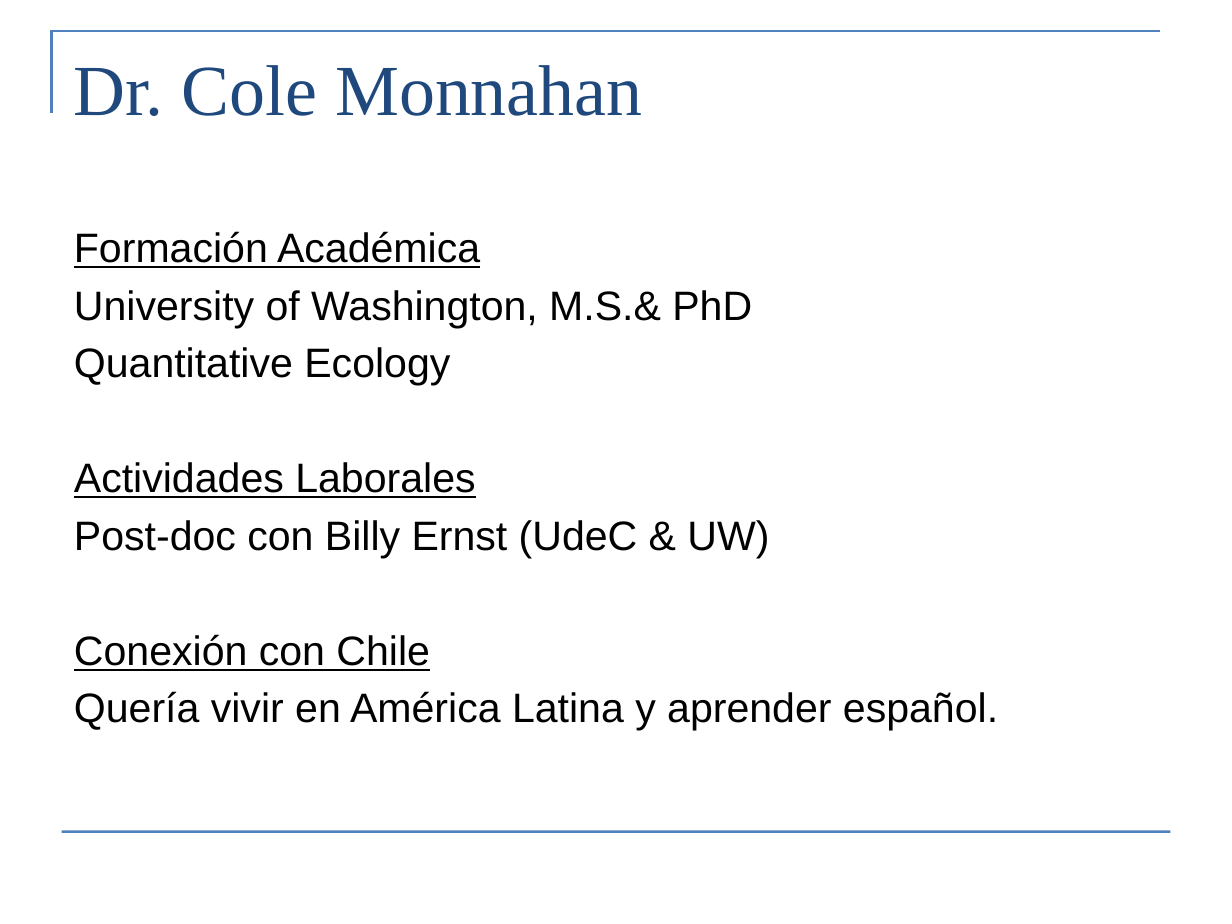
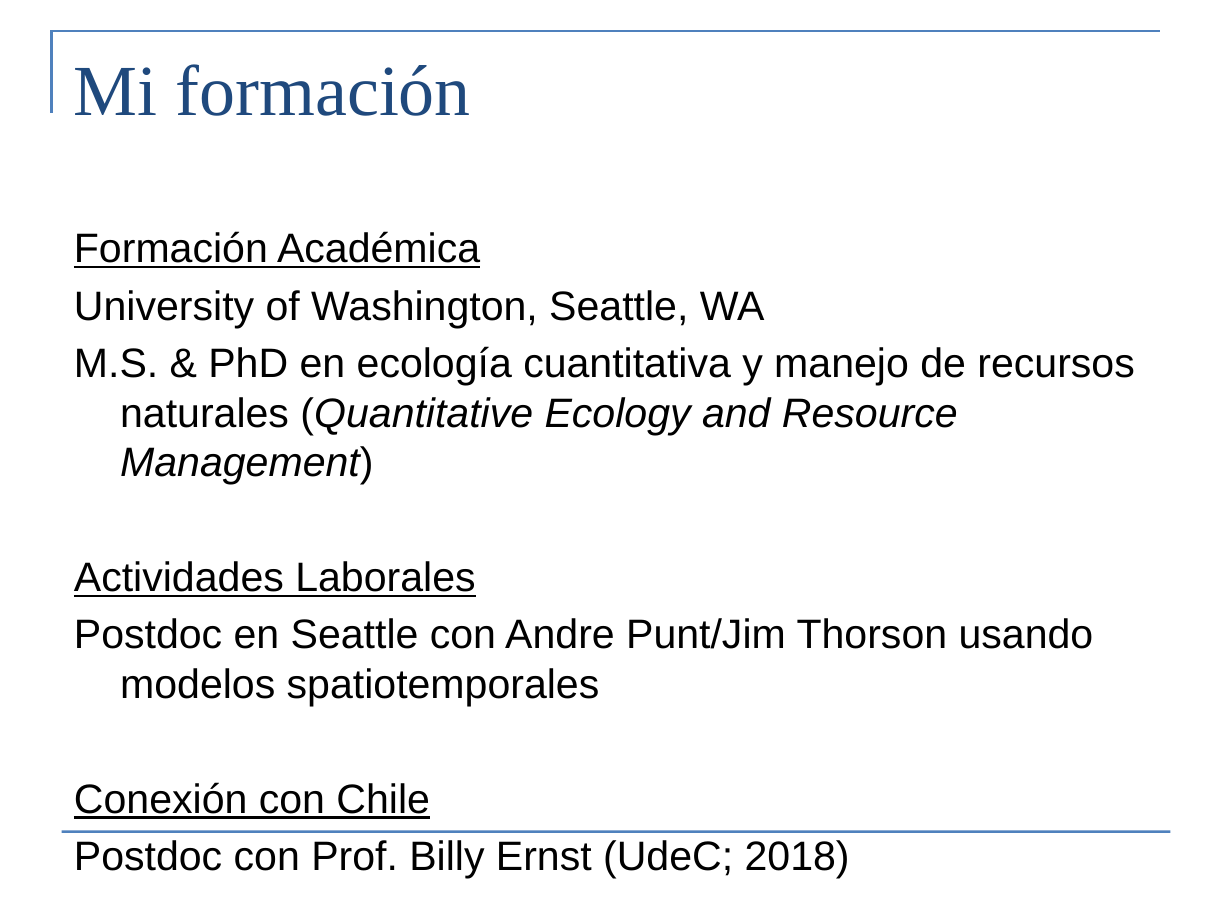
Before and after one commit to colemonnahan/bayes_workshop, a slide deck: slide 2 of dia1/intro.pptx. Drawn at 1232x924 pixels with LibreOffice and Linux fonts; fonts in the diff are those of the drawing. Boxes give left, top, right and bottom in pixels: in the first picture for what was removed or moved away, otherwise in the second. Text is boxed around its words. In the diff, an @@ line names an element or a change of style, - is before the commit and + after.

```diff
--- a/dia1/intro.pptx
+++ b/dia1/intro.pptx
@@ title at [74, 64, 471, 116]: text changed @@
-Dr. Cole Monnahan
+Mi formación
@@ text at [74, 290, 1134, 484]: text changed @@
-University of Washington, M.S.& PhD
-Quantitative Ecology
+University of Washington, Seattle, WA
+M.S. & PhD en ecología cuantitativa y manejo de recursos naturales (Quantitative Ecology and Resource Management)
@@ text at [74, 618, 1094, 706]: text changed @@
-Post-doc con Billy Ernst (UdeC & UW)
+Postdoc en Seattle con Andre Punt/Jim Thorson usando modelos spatiotemporales
@@ text at [74, 840, 850, 878]: text changed @@
-Quería vivir en América Latina y aprender español.
+Postdoc con Prof. Billy Ernst (UdeC; 2018)
```
Also in this commit, not shown: 3 other slides changed, 4 slides added, 12 slides removed, 8 other files.
